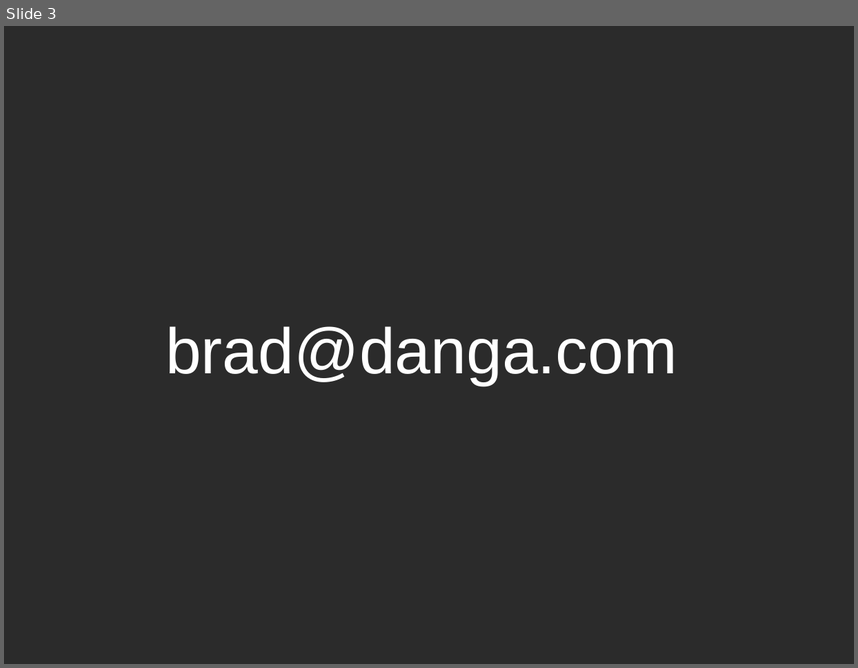
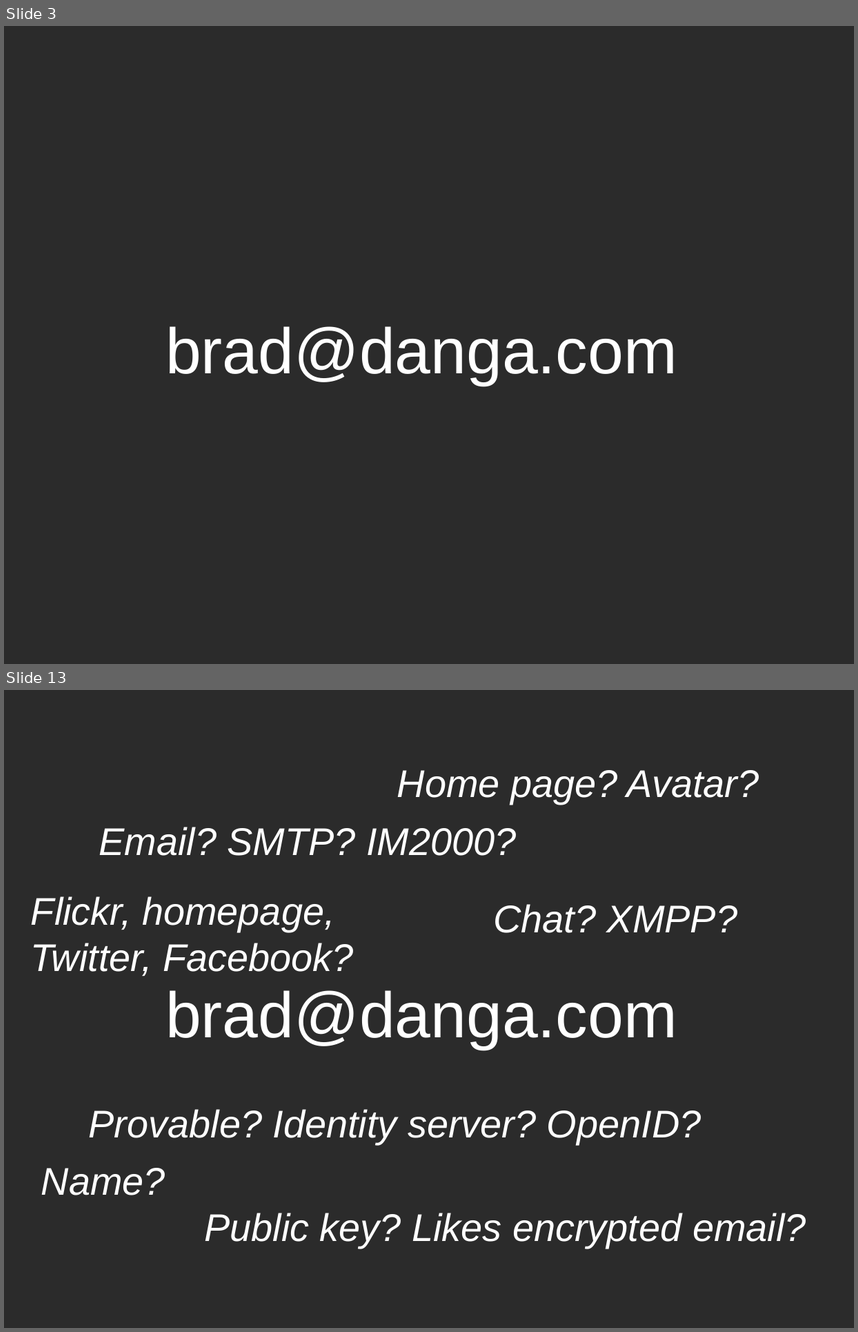
Before and after one commit to bradfitz/talk-gluecon-2010, a slide deck: webfinger.odp. Shown one above the other, each under a label of ours: slide 3 before the commit, slides 3 and 13 after it; the slides between them are not shown. The pictures are 858x668 and 858x1332 pixels, drawn with LibreOffice and Linux fonts; fonts in the diff are those of the drawing; background and template pictures are left out; a plain dark background stands for a picture behind light text. Boxes give left, top, right and bottom in pixels: in the first picture for what was removed or moved away, otherwise in the second. Text is boxed around its words. In the diff, an @@ line names an element or a change of style, - is before the commit and + after.

```diff
--- a/webfinger.odp
+++ b/webfinger.odp
@@ slide 13 added at (4, 690, 854, 1328), background picture (left out) @@
@@ text added at (397, 770, 759, 804), 36 pt, text #FFFFFF, italic @@
+Home page? Avatar?
@@ text added at (99, 827, 516, 856), 36 pt, text #FFFFFF, italic @@
+Email? SMTP? IM2000?
@@ text added at (31, 896, 353, 976), 36 pt, text #FFFFFF, italic @@
+Flickr, homepage,
+Twitter, Facebook?
@@ text added at (493, 904, 737, 933), 36 pt, text #FFFFFF, italic @@
+Chat? XMPP?
@@ subtitle added at (165, 990, 677, 1049), 60 pt, text #FFFFFF @@
+brad@danga.com
@@ text added at (89, 1109, 702, 1144), 36 pt, text #FFFFFF, italic @@
+Provable? Identity server? OpenID?
@@ text added at (41, 1167, 165, 1195), 36 pt, text #FFFFFF, italic @@
+Name?
@@ text added at (204, 1212, 806, 1247), 36 pt, text #FFFFFF, italic @@
+Public key? Likes encrypted email?
```
Also in this commit, not shown: 29 other slides added, 1 other file.
